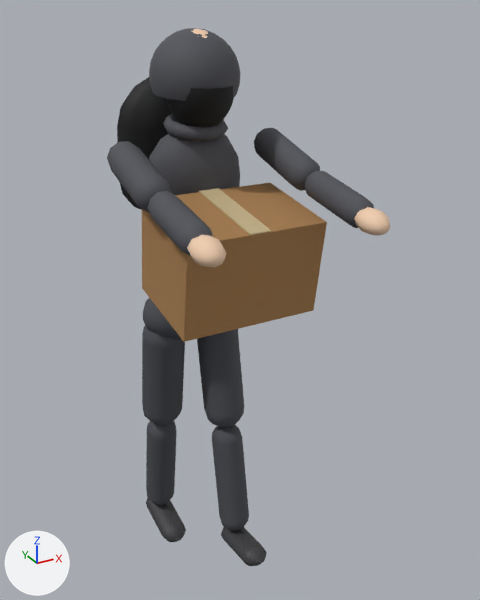
An edit to the glTF model city-hold/public/models/placeholder/char_looter_09_large_backpack.glb, drawn before and after from the same camera.
Before and after are seen from a 50 mm lens placed at (-0.832, -1.862, 1.819), pointed at (0.107, -0.155, 0.965). The lights are fixed; the arrows at lower left show +X, +Y and +Z. The picture after the commit comes second. Both versions are drawn at frame 26 of the action 'held'; the numbers are the values there.

The scene before the commit, as lines of its bpy script (objects in view):
```python
me_mesh_3 = bpy.data.meshes.new('Mesh_3')
me_mesh_3.from_pydata(...)  # 71 vertices, 136 faces; spans x -0.052..0.052, y -0.192..0.072, z -0.074..0.004
me_mesh_3.materials.append(mat_material_1)  # dark grey #3c3c3f
ob_arml = bpy.data.objects.new('armL', None)
ob_arml.parent = ob_torso
ob_arml.location = (-0.245, 0.0, 0.54)
ob_arml.rotation_euler = (-1.45, 0.0, 0.0)  # degrees (-83, 0, 0)
ob_armr = bpy.data.objects.new('armR', None)
ob_armr.parent = ob_torso
ob_armr.location = (0.245, 0.0, 0.54)
ob_armr.rotation_euler = (-1.45, 0.0, 0.0)  # degrees (-83, 0, 0)
ob_head = bpy.data.objects.new('head', None)
ob_head.parent = ob_torso
ob_head.location = (0.0, 0.0, 0.66)
ob_head.rotation_euler = (-0.075, 0.0, 0.0)  # degrees (-4.3, 0, 0)
ob_legl = bpy.data.objects.new('legL', None)
ob_legl.parent = ob_hips
ob_legl.location = (-0.1, 0.0, -0.02)
ob_legl.rotation_euler = (0.165, 0.0, 0.0)  # degrees (9.5, 0, 0)
ob_mesh_3_001 = bpy.data.objects.new('Mesh_3.001', me_mesh_3)
ob_mesh_3_001.parent = ob_kneer
ob_mesh_3_001.location = (0.0, 0.0, -0.46)
ob_torso = bpy.data.objects.new('torso', None)
ob_torso.parent = ob_hips
ob_torso.location = (0.0, 0.0, 0.06)
ob_torso.rotation_euler = (0.15, 0.0, 0.0)  # degrees (8.6, 0, 0)
# also in view: 'Mesh_15' at (0.0, -0.311, 1.314); 'Mesh_0' at (0.0, 0.0, 0.895); 'Mesh_2' at (-0.094, 0.106, 0.237); 'Mesh_12' at (-0.23, -0.472, 1.356); 'Mesh_1' at (-0.094, 0.035, 0.663)
```
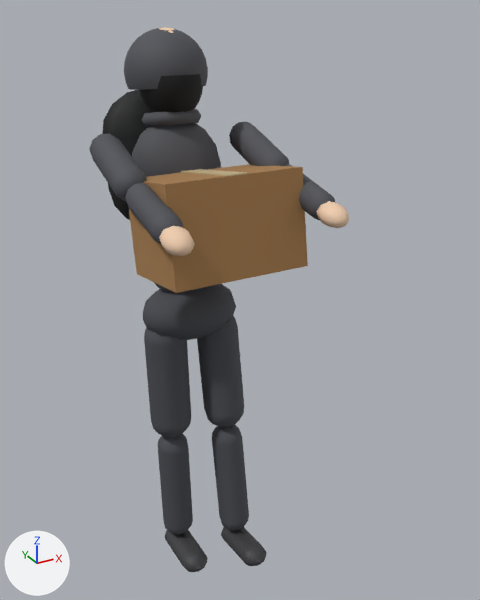
Not drawn themselves, but carrying or shaping drawn objects: ob_legl, ob_torso, ob_head, ob_arml, ob_armr.

What differs and where, as boxes (x1, y1, x2, y2) in the pictures (480 x 600 px):
'Mesh_14', turned
    before: (142, 183, 327, 342)
    after: (129, 164, 308, 293)
'Mesh_9', turned
    before: (149, 28, 240, 101)
    after: (124, 28, 208, 90)
'Mesh_4', turned
    before: (149, 134, 240, 195)
    after: (132, 123, 221, 292)
'Mesh_1', turned
    before: (142, 326, 185, 425)
    after: (144, 328, 191, 437)
'Mesh_2', turned
    before: (146, 421, 177, 505)
    after: (158, 434, 193, 535)
'Mesh_5', turned
    before: (117, 77, 172, 210)
    after: (102, 90, 152, 220)
'Mesh_11', turned
    before: (107, 141, 171, 212)
    after: (89, 133, 147, 202)
'Mesh_10', turned
    before: (166, 86, 234, 127)
    after: (139, 74, 203, 112)
'Mesh_11.001', turned
    before: (254, 128, 320, 191)
    after: (229, 122, 289, 166)
'Mesh_12', turned
    before: (148, 191, 213, 256)
    after: (125, 183, 183, 245)
'Mesh_12.001', turned
    before: (305, 171, 374, 228)
    after: (285, 165, 335, 220)
'Mesh_3', turned
    before: (146, 498, 186, 542)
    after: (165, 530, 208, 572)
'Mesh_13', turned
    before: (187, 234, 226, 267)
    after: (159, 226, 195, 256)
'Mesh_7', turned
    before: (163, 114, 228, 142)
    after: (141, 109, 201, 127)
'Mesh_13.001', turned
    before: (354, 207, 390, 236)
    after: (316, 201, 349, 228)
'Mesh_15', turned
    before: (199, 188, 271, 235)
    after: (181, 169, 247, 176)
'Mesh_8', turned (mostly hidden)
    before: (192, 29, 208, 38)
    after: (159, 27, 175, 33)
'Mesh_0', unchanged, uncovered by the edit
    before: (143, 298, 182, 340)
    after: (143, 284, 236, 340)

The edits, one by one:
Object 'legL' (ob_legl) turns from (9.5, 0, 0) to (-2.7, 0, 0) degrees about x, y and z.
Object 'torso' (ob_torso) turns from (8.6, 0, 0) to (-9.3, 0, 0) degrees about x, y and z.
Object 'head' (ob_head) turns from (-4.3, 0, 0) to (4.7, 0, 0) degrees about x, y and z.
Object 'armL' (ob_arml) turns from (-83, 0, 0) to (-63, 0, 0) degrees about x, y and z.
Object 'armR' (ob_armr) turns from (-83, 0, 0) to (-63, 0, 0) degrees about x, y and z.
